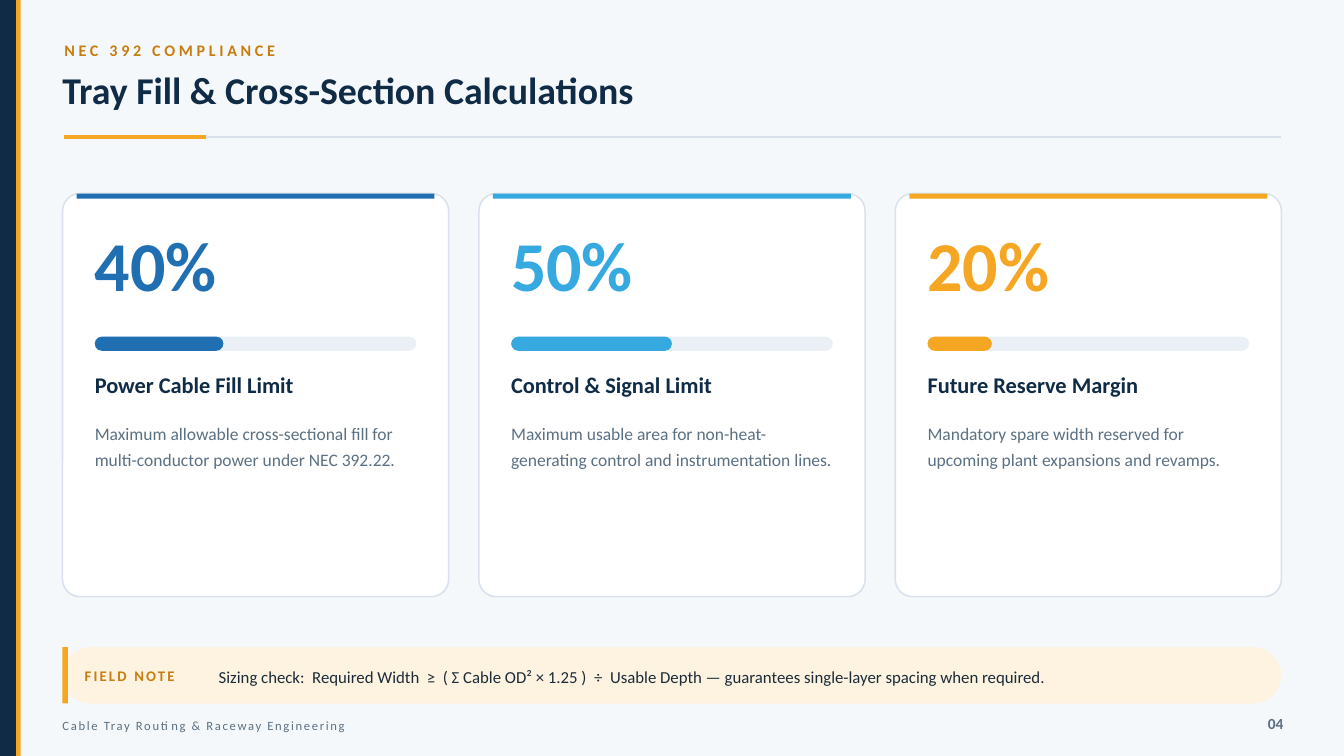
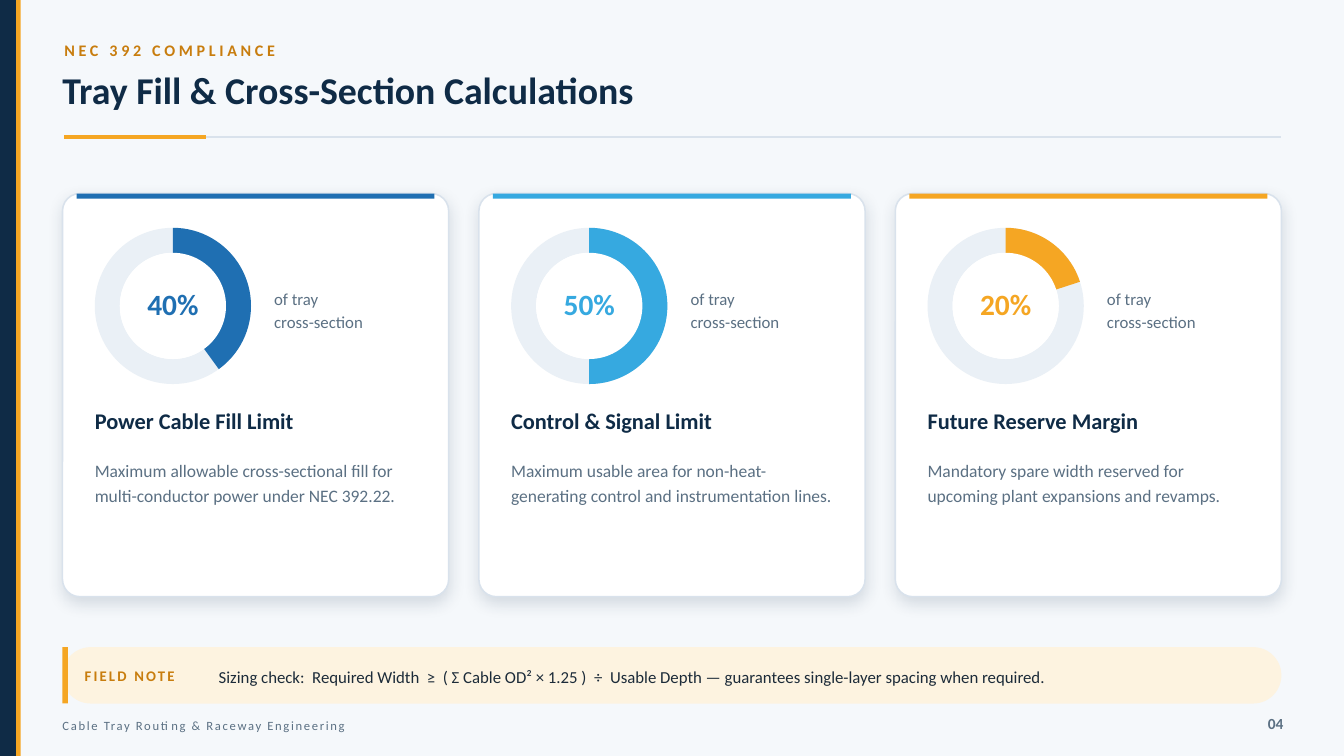
Before and after one commit to aarav-choudhary-pro/School-work-, a slide deck: slide 4 of ppt-studio/build/CableTray_Redesign.pptx. Drawn at 1344x756 pixels with LibreOffice and Linux fonts; fonts in the diff are those of the drawing. Boxes give left, top, right and bottom in pixels: in the first picture for what was removed or moved away, otherwise in the second. Text is boxed around its words. In the diff, an @@ line names an element or a change of style, - is before the commit and + after.

```diff
--- a/ppt-studio/build/CableTray_Redesign.pptx
+++ b/ppt-studio/build/CableTray_Redesign.pptx
@@ shadow on in 3 elements at <box>63,194,449,597</box>, <box>479,194,865,597</box>, <box>895,194,1281,597</box> @@
@@ donut added at <box>95,228,251,384</box>, fill #EAF0F6 @@
@@ pie slice (boxed as its full ellipse) added at <box>95,228,251,384</box>, fill #1F6FB2 @@
@@ size 50 to 21 pt; alignment left to centre; vertical alignment top to middle in 3 elements at <box>980,294,1031,316</box>, <box>147,294,198,316</box>, <box>564,294,615,316</box> @@
@@ donut: place and size @@
-donut at <box>511,337,673,351</box>
+donut at <box>511,228,667,384</box>
@@ donut at <box>511,228,667,384</box>: rounded rectangle to donut; fill #36A9E0 to #EAF0F6 @@
@@ pie slice (boxed as its full ellipse) added at <box>511,228,667,384</box>, fill #36A9E0 @@
@@ donut added at <box>928,228,1084,384</box>, fill #EAF0F6 @@
@@ pie slice (boxed as its full ellipse) added at <box>928,228,1084,384</box>, fill #F5A623 @@
@@ ellipse added at <box>120,253,226,359</box>, fill #FFFFFF @@
@@ ellipse added at <box>536,253,642,359</box>, fill #FFFFFF @@
@@ ellipse added at <box>953,253,1059,359</box>, fill #FFFFFF @@
@@ text added at <box>274,293,363,328</box>, 12 pt, text #5B7083 @@
+of tray
+cross-section
@@ text added at <box>691,293,780,328</box>, 12 pt, text #5B7083 @@
+of tray
+cross-section
@@ text added at <box>1107,293,1196,328</box>, 12 pt, text #5B7083 @@
+of tray
+cross-section
@@ rounded rectangle removed at <box>95,337,416,351</box> @@
@@ rounded rectangle removed at <box>95,337,224,351</box> @@
@@ rounded rectangle removed at <box>511,337,833,351</box> @@
@@ rounded rectangle removed at <box>928,337,1249,351</box> @@
@@ rounded rectangle removed at <box>928,337,992,351</box> @@
@@ 3 texts: place and size @@
-3 texts at <box>95,377,1138,397</box>
+3 texts at <box>95,413,1138,433</box>
@@ text "Maximum allowable cross-sectional fill for ...": place and size @@
-text "Maximum allowable cross-sectional fill for ..." at <box>95,428,395,469</box>
+text "Maximum allowable cross-sectional fill for ..." at <box>95,465,395,505</box>
@@ text "Maximum usable area for non-heat-generating ...": place and size @@
-text "Maximum usable area for non-heat-generating ..." at <box>511,428,831,469</box>
+text "Maximum usable area for non-heat-generating ..." at <box>511,465,831,505</box>
@@ text "Mandatory spare width reserved for ...": place and size @@
-text "Mandatory spare width reserved for ..." at <box>928,428,1220,469</box>
+text "Mandatory spare width reserved for ..." at <box>928,465,1220,505</box>
```
Also in this commit, not shown: 11 other slides changed, 9 other files.
